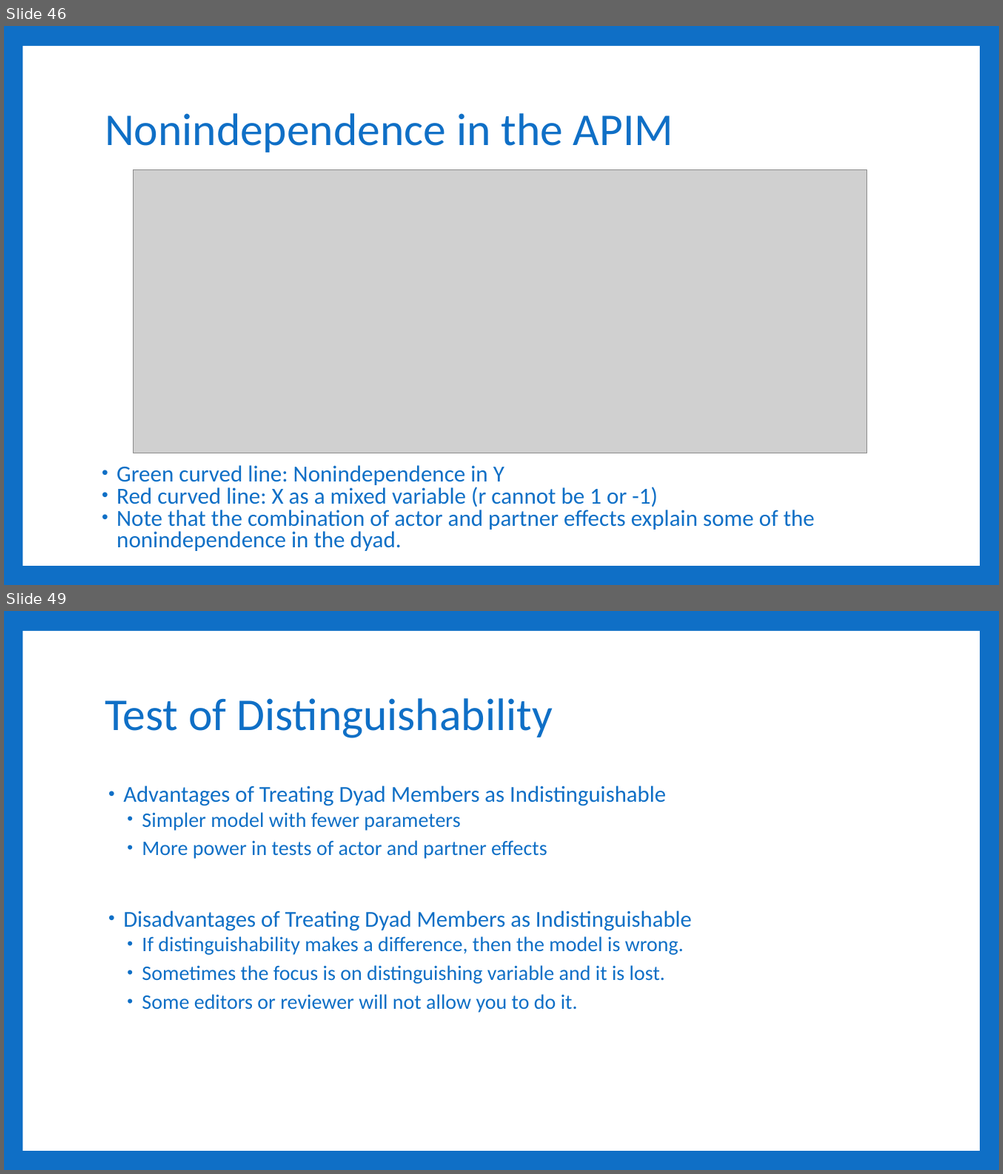
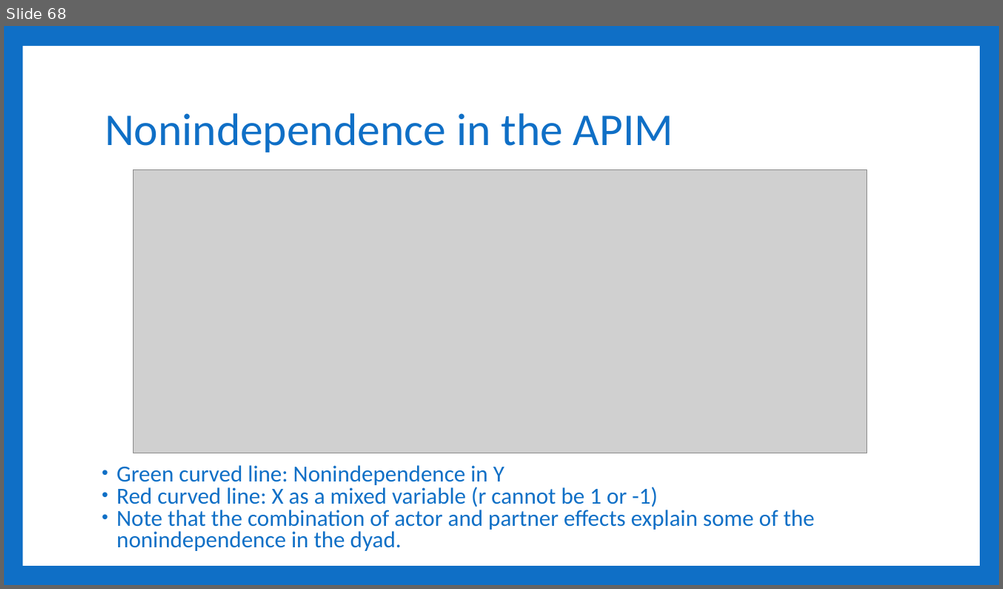
Before and after one commit to RandiLGarcia/smith-r-workshop, a slide deck: docs/Day 3 Slides.pptx. Shown one above the other, each under a label of ours: slides 46 and 49 before the commit, slide 68 after it; the slides between them are not shown. The pictures are 1003x1174 and 1003x589 pixels, drawn with LibreOffice and Linux fonts; fonts in the diff are those of the drawing; grey boxes stand for pictures. Boxes give left, top, right and bottom in pixels: in the first picture for what was removed or moved away, otherwise in the second. Text is boxed around its words. In the diff, an @@ line names an element or a change of style, - is before the commit and + after.

```diff
--- a/docs/Day 3 Slides.pptx
+++ b/docs/Day 3 Slides.pptx
@@ slide 49 removed at <box>4,611,999,1170</box>, background #0F6FC6; not listed: 1 template element that a slide beside it also shows @@
@@ title removed at <box>105,698,552,738</box> @@
-Test of Distinguishability
@@ text removed at <box>123,786,691,1013</box> @@
-• Advantages of Treating Dyad Members as Indistinguishable
-  • Simpler model with fewer parameters
-  • More power in tests of actor and partner effects
-• Disadvantages of Treating Dyad Members as Indistinguishable
-  • If distinguishability makes a difference, then the model is wrong.
-  • Sometimes the focus is on distinguishing variable and it is lost.
-  • Some editors or reviewer will not allow you to do it.
@@ what was slide 46 is now slide 68 @@
```
Also in this commit, not shown: 2 slides changed, 23 slides added, 59 other slides removed, 33 other files.
